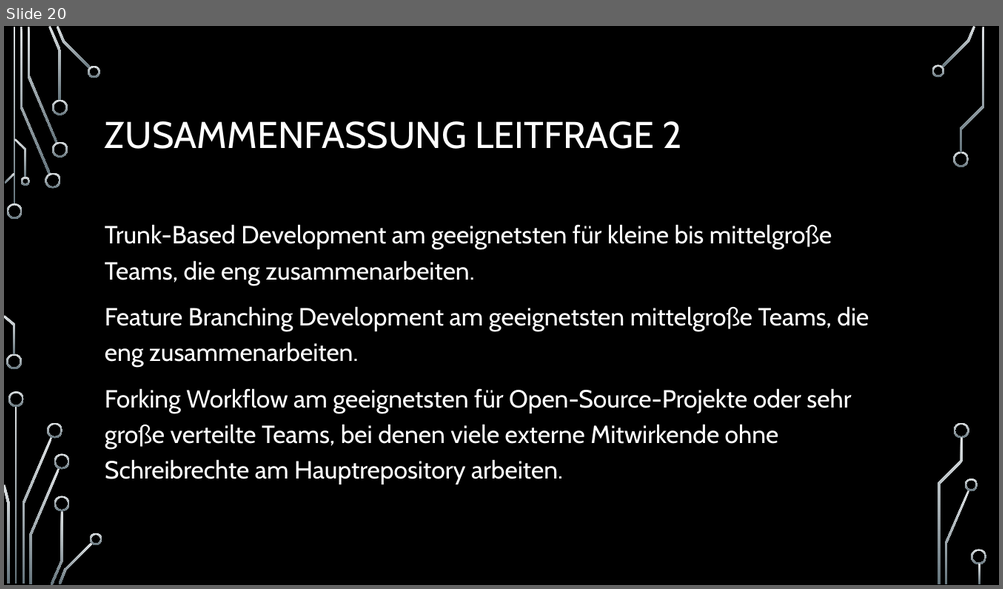
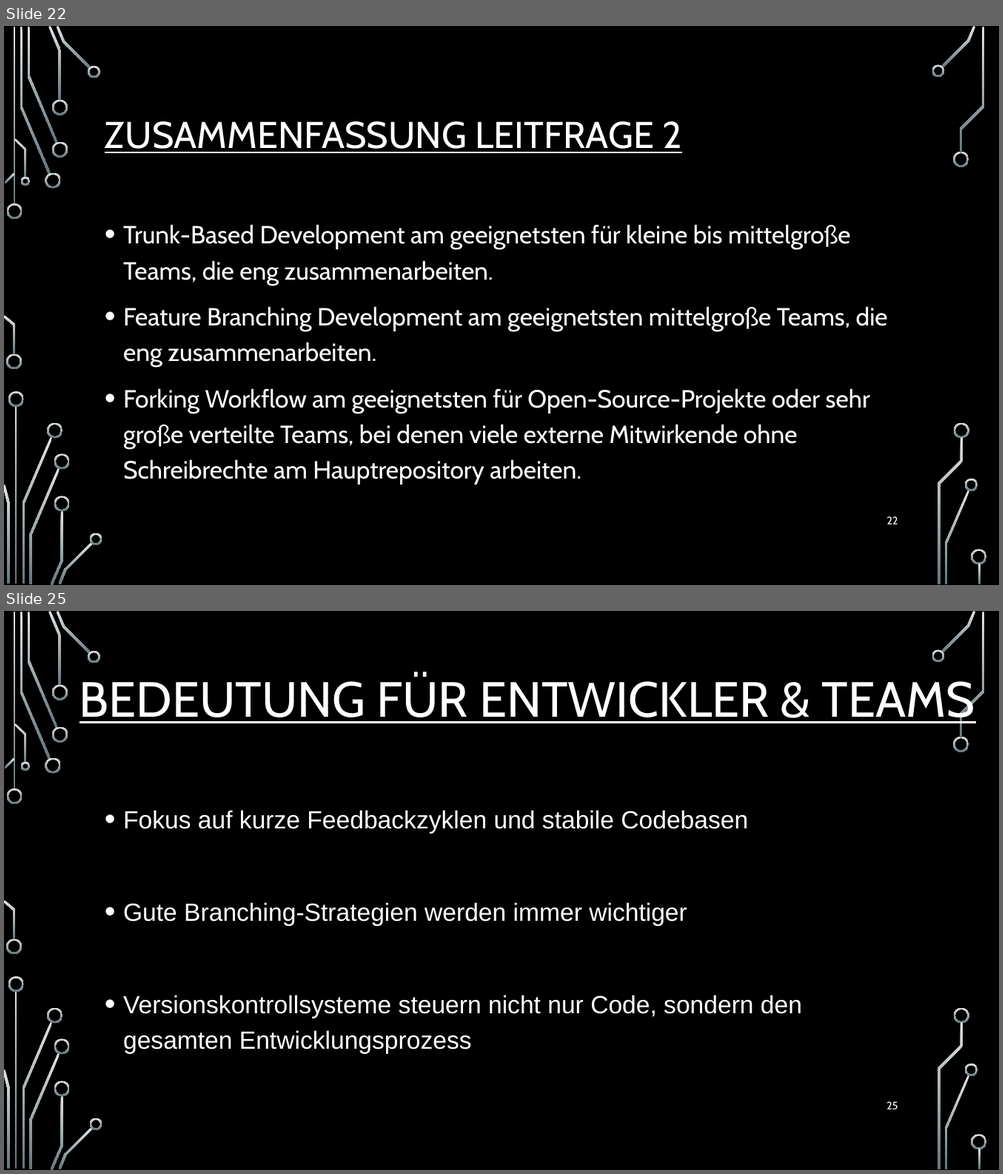
Before and after one commit to Igelkaempfer/Versionsverwaltungssystem-Poster, a slide deck: Versionskontrollsysteme im Softwareengineering (1).pptx. Shown one above the other, each under a label of ours: slide 20 before the commit, slides 22 and 25 after it; the slides between them are not shown. The pictures are 1003x589 and 1003x1174 pixels, drawn with LibreOffice and Linux fonts; fonts in the diff are those of the drawing; background and template pictures are left out. Boxes give left, top, right and bottom in pixels: in the first picture for what was removed or moved away, otherwise in the second. Text is boxed around its words. In the diff, an @@ line names an element or a change of style, - is before the commit and + after.

```diff
--- a/Versionskontrollsysteme im Softwareengineering (1).pptx
+++ b/Versionskontrollsysteme im Softwareengineering (1).pptx
@@ slide 25 added at [4,611,999,1170], background picture (left out); not listed: 36 template elements that a slide beside it also shows @@
@@ title added at [79,675,975,728], 47.7 pt, text #FFFFFF, underline @@
+BEDEUTUNG FÜR ENTWICKLER & TEAMS
@@ text added at [123,810,802,1054], 24 pt, text #FFFFFF @@
+• Fokus auf kurze Feedbackzyklen und stabile Codebasen
+• Gute Branching-Strategien werden immer wichtiger
+• Versionskontrollsysteme steuern nicht nur Code, sondern den gesamten Entwicklungsprozess
@@ page number added at [886,1102,898,1111], 10.5 pt, text #FFFFFF @@
+25
@@ what was slide 20 is now slide 22 @@
@@ slide 22 changed as well @@
@@ title "ZUSAMMENFASSUNG LEITFRAGE 2" at [105,121,682,153]: underline on @@
@@ text "Trunk-Based Development am geeignetsten für ..." at [123,224,888,485]: bullet none to • @@
@@ page number added at [886,517,897,525], 10.5 pt, text #FFFFFF @@
+22
```
Also in this commit, not shown: 17 other slides changed, 8 other slides added, 2 slides removed.
